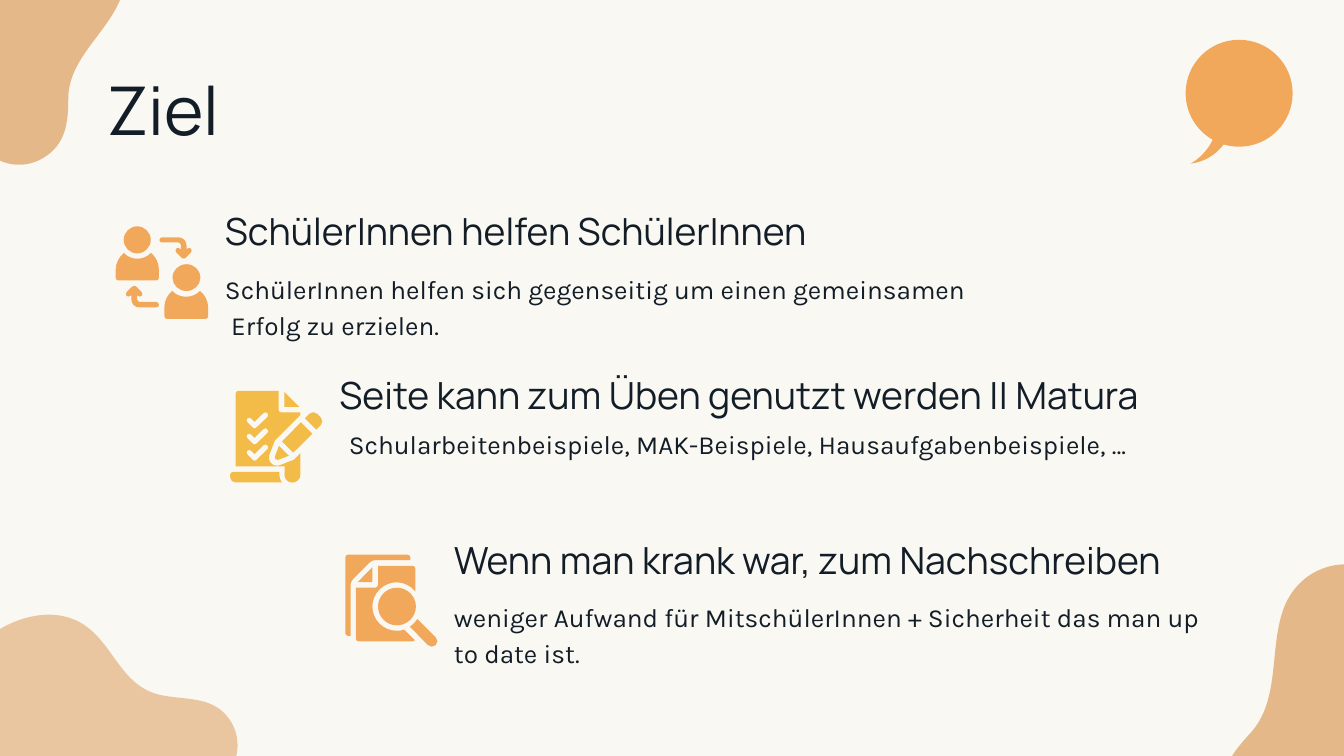
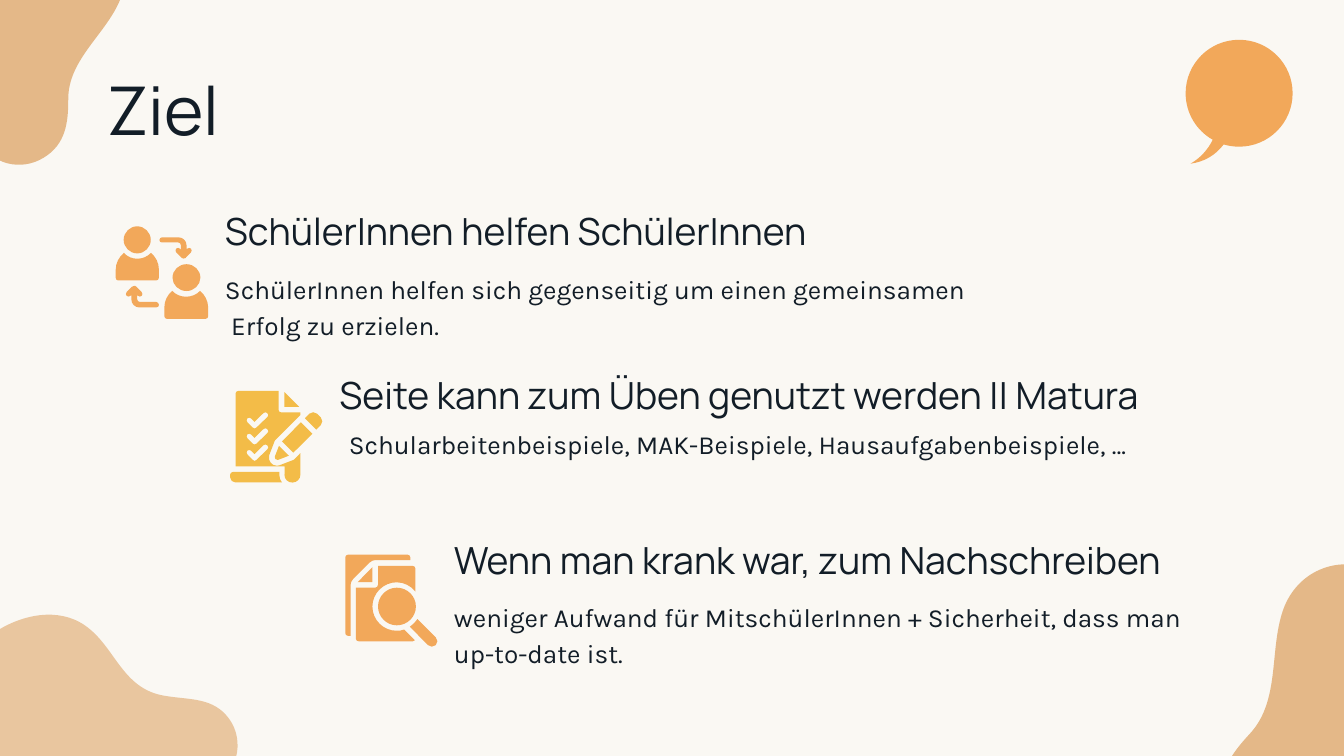
Before and after one commit to LearnHubITP/LearnHub, a slide deck: slide 7 of LearnHub.pptx. Drawn at 1344x756 pixels with LibreOffice and Linux fonts; fonts in the diff are those of the drawing. Boxes give left, top, right and bottom in pixels: in the first picture for what was removed or moved away, otherwise in the second. Text is boxed around its words. In the diff, an @@ line names an element or a change of style, - is before the commit and + after.

```diff
--- a/LearnHub.pptx
+++ b/LearnHub.pptx
@@ subtitle at (454,609,1181,669): text changed @@
-weniger Aufwand für MitschülerInnen + Sicherheit das man up to date ist.
+weniger Aufwand für MitschülerInnen + Sicherheit, dass man up-to-date ist.
```
Also in this commit, not shown: 7 other slides changed.
